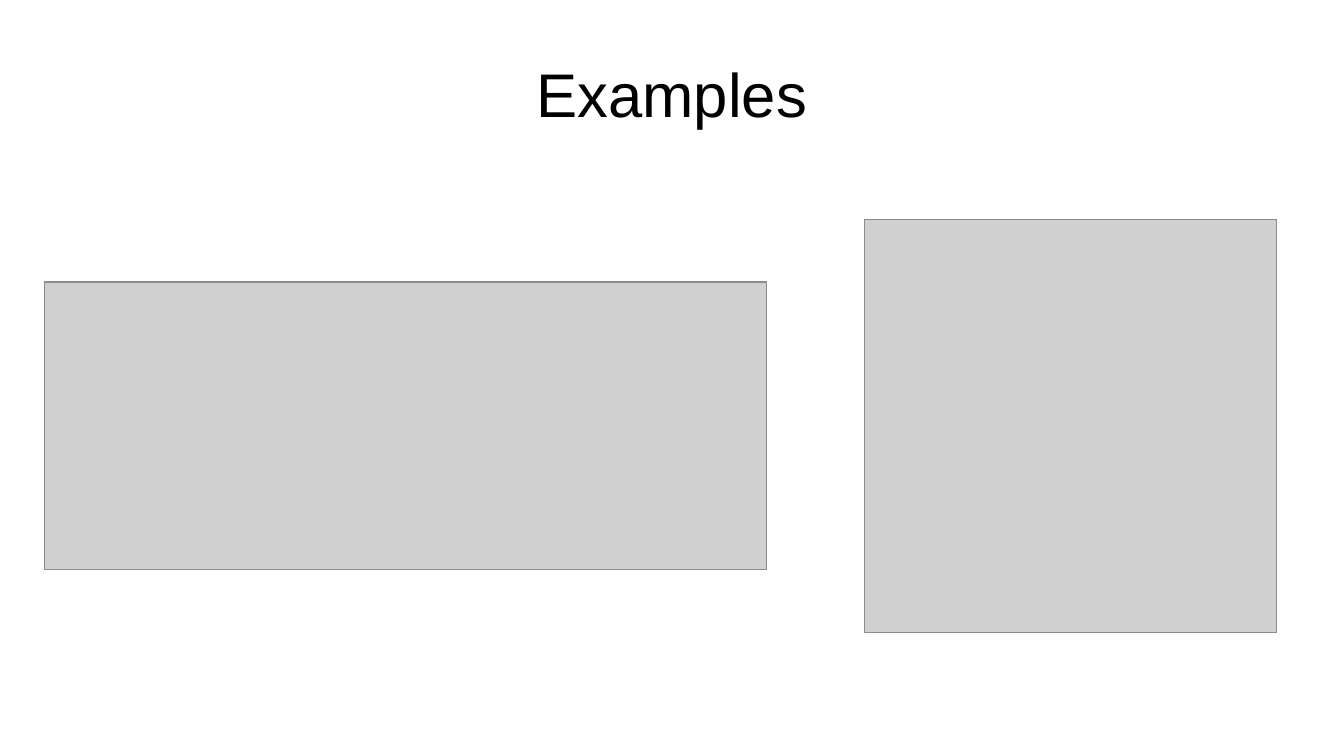
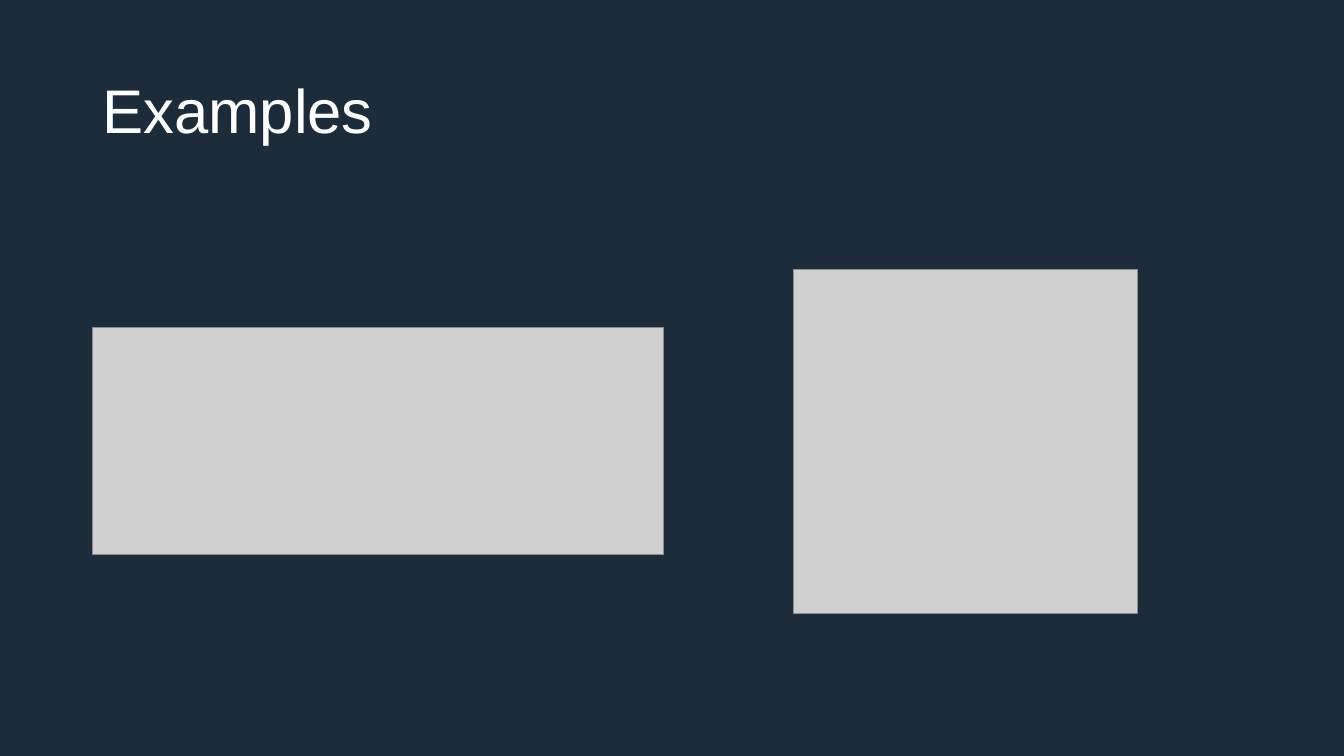
Before and after one commit to IEscher/PLM_uiua, a slide deck: slide 3 of documents/Presentation.pptx. Drawn at 1344x756 pixels with LibreOffice and Linux fonts; fonts in the diff are those of the drawing; grey boxes stand for pictures. Boxes give left, top, right and bottom in pixels: in the first picture for what was removed or moved away, otherwise in the second. Text is boxed around its words. In the diff, an @@ line names an element or a change of style, - is before the commit and + after.

```diff
--- a/documents/Presentation.pptx
+++ b/documents/Presentation.pptx
@@ background #FFFFFF to #1D2C3A @@
@@ title "Examples": place and size @@
-title "Examples" at <box>537,72,807,129</box>
+title "Examples" at <box>102,88,372,145</box>
@@ title "Examples" at <box>102,88,372,145</box>: text colour #000000 to #FFFFFF; alignment centre to left; line spacing 1 to 0.9 @@
@@ picture: place and size @@
-picture at <box>864,220,1276,632</box>
+picture at <box>795,269,1138,613</box>
@@ picture: place and size @@
-picture at <box>45,282,767,570</box>
+picture at <box>93,328,664,556</box>
```
Also in this commit, not shown: 7 other slides changed, 2 slides added, 1 other file.
